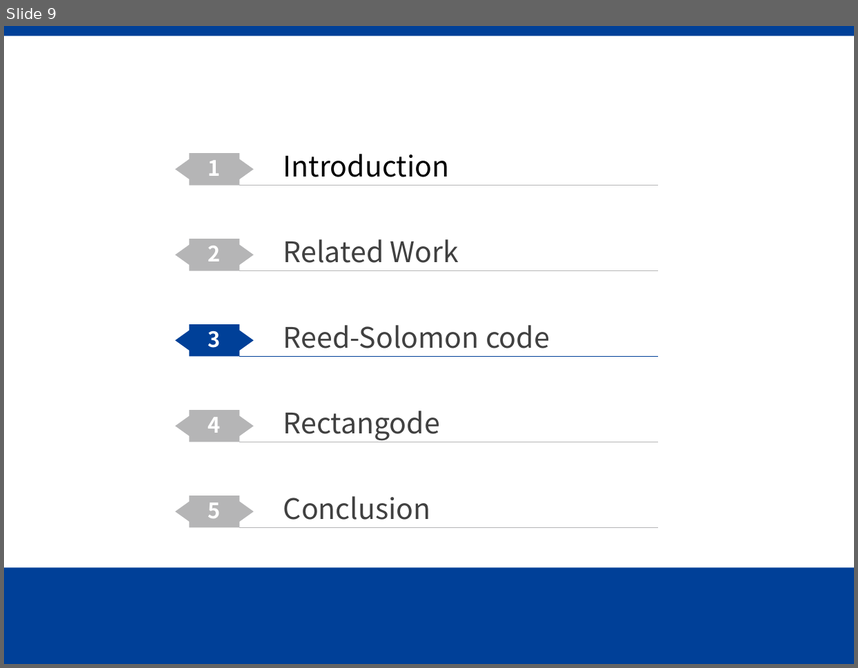
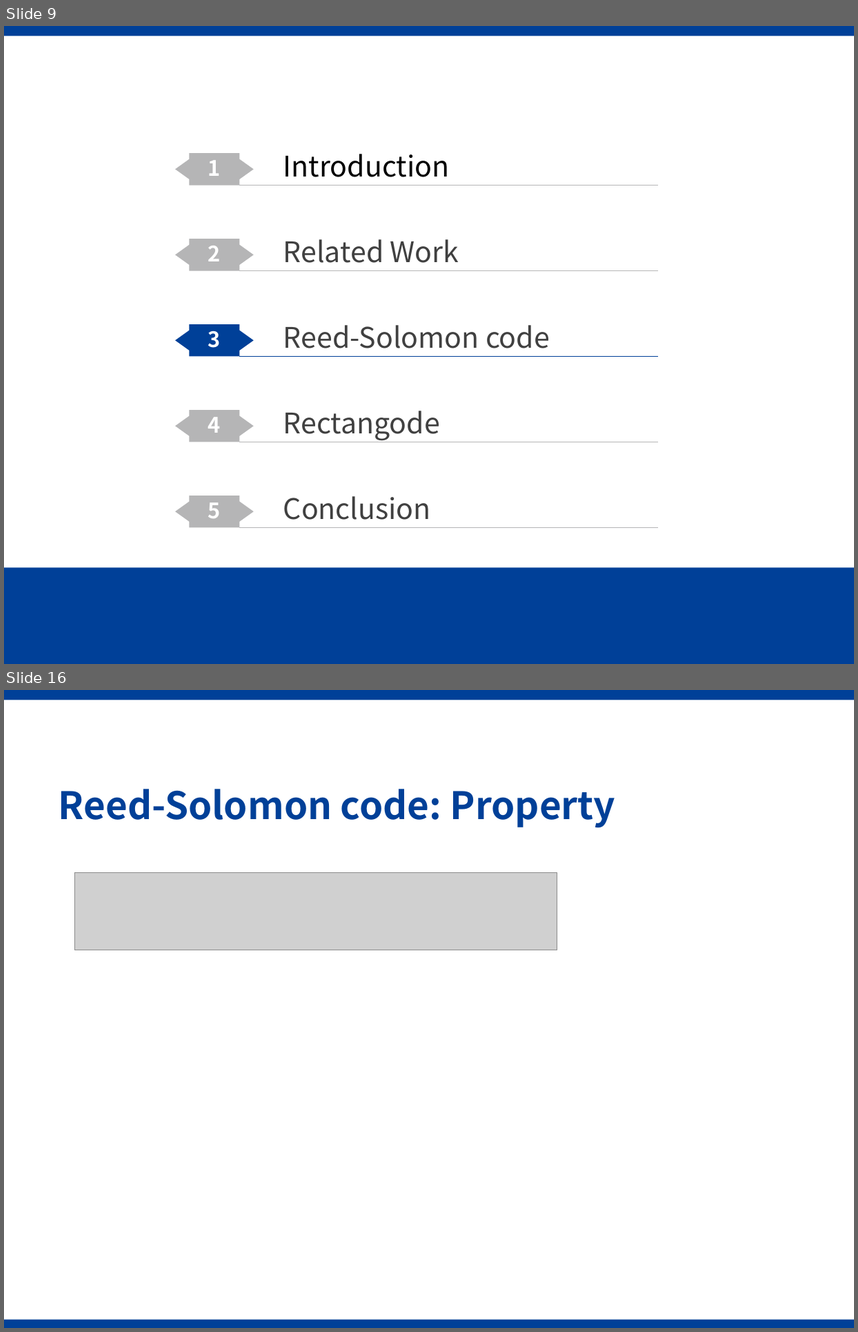
Before and after one commit to Gazer2020/Rectangode, a slide deck: slides.pptx. Shown one above the other, each under a label of ours: slide 9 before the commit, slides 9 and 16 after it; the slides between them are not shown. The pictures are 858x668 and 858x1332 pixels, drawn with LibreOffice and Linux fonts; fonts in the diff are those of the drawing; grey boxes stand for pictures; background and template pictures are left out. Boxes give left, top, right and bottom in pixels: in the first picture for what was removed or moved away, otherwise in the second. Text is boxed around its words. In the diff, an @@ line names an element or a change of style, - is before the commit and + after.

```diff
--- a/slides.pptx
+++ b/slides.pptx
@@ slide 16 added at box(4, 690, 854, 1328), background #FFFFFF; not listed: 1 template element that a slide beside it also shows @@
@@ title added at box(59, 789, 615, 828), 32 pt, text #004098, bold @@
+Reed-Solomon code: Property
@@ picture added at box(74, 873, 557, 950) @@
@@ rectangle added at box(4, 1319, 854, 1328), fill #004098 @@
```
Also in this commit, not shown: 4 slides changed, 10 other slides added, 15 slides removed, 3 other files.
